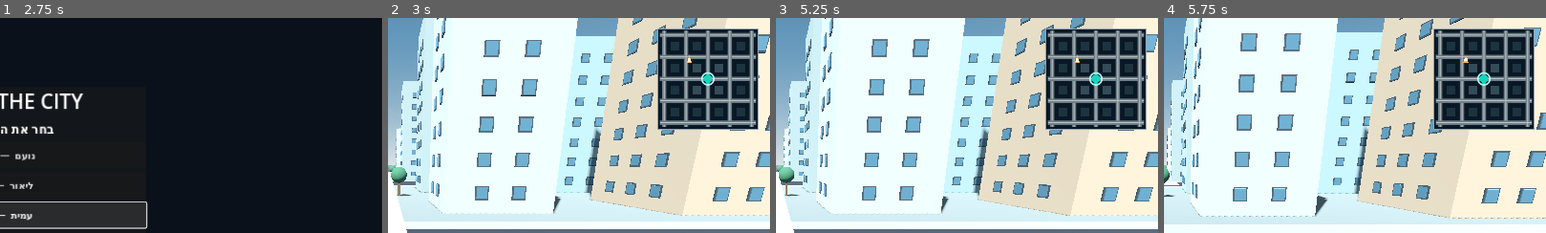
Above: before the commit, frames 1-4 (left to right).
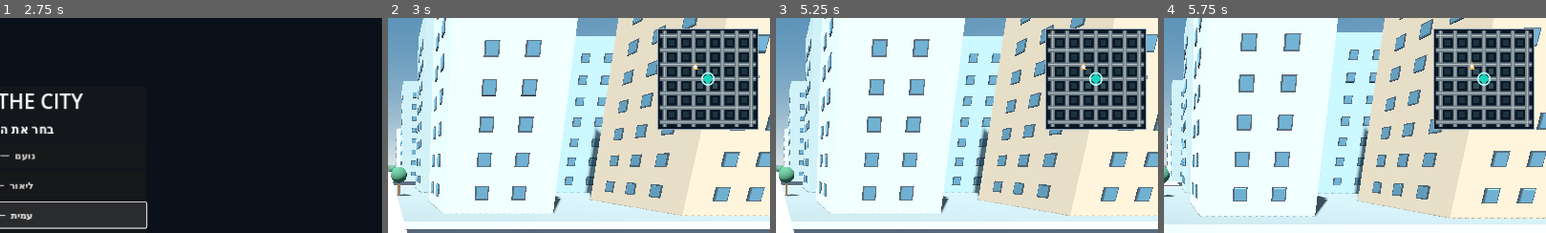
Above: after the commit, the same moments.

Repository: a332150176-dev/METRO-THE-CITY
Game: Godot game, scene res://scenes/main.tscn
Same seed, same stepped clock (60 frames per second), same inputs: the game is played once before the commit and once after it.
Inputs (mouse positions are % of the whole screen's width and height, from its top left):
- Up to frame 1 (2.75 s): click "נועם — המאוזן" at 0.5 s; click "ליאור — הזריז" at 1.25 s; click "עמית — החזק" at 2 s
- Up to frame 2 (3 s): click "כניסה לעיר" at 2.75 s
- Up to frame 3 (5.25 s): click "ריצה" at 3.5 s; click "פעולה" at 4.25 s; tap Enter at 5 s; drag from (9, 85) to (60, 28) at 5.02 s
- Up to frame 4 (5.75 s): no input
The pictures show only the part of the screen within x 50-100%, y 0-50%; the shares and areas given below are measured in that part.

Frame 1 is identical in both runs. In frame 2, 6.6% of the frame differs, in the area x 71-97%, y 5-51%; in frame 3, 6.6%; in frame 4, 6.6%.

Commit message:
Update the minimap for the expanded 7 by 7 city

Diff:
--- a/scripts/city_minimap.gd
+++ b/scripts/city_minimap.gd
@@ -4,7 +4,7 @@
 var player: PlayerController
 var missions: MissionManager
 var refresh_clock: float = 0.0
-var map_radius: float = 174.0
+var map_radius: float = 265.0
 
 func set_sources(player_node: PlayerController, mission_node: MissionManager) -> void:
 	player = player_node
@@ -35,17 +35,20 @@
 	var center := size * 0.5
 	var scale := minf(size.x, size.y) / (map_radius * 2.0)
 
-	for block_x in range(4):
-		for block_z in range(4):
-			var world_x := -114.0 + block_x * 76.0
-			var world_z := -114.0 + block_z * 76.0
+	var block_center_offset := float(RoadNetwork.GRID_SIZE - 2) * 0.5
+	for block_x in range(RoadNetwork.GRID_SIZE - 1):
+		for block_z in range(RoadNetwork.GRID_SIZE - 1):
+			var world_x := (float(block_x) - block_center_offset) * 76.0
+			var world_z := (float(block_z) - block_center_offset) * 76.0
 			var block_center := center + Vector2(world_x, world_z) * scale
 			var block_rect := Rect2(block_center - Vector2(15.0, 15.0) * scale, Vector2(30.0, 30.0) * scale)
-			var is_downtown := block_x >= 1 and block_x <= 2 and block_z >= 1 and block_z <= 2
+			var district_center := int((RoadNetwork.GRID_SIZE - 2) / 2)
+			var is_downtown := block_x >= district_center and block_x <= district_center + 1 and block_z >= district_center and block_z <= district_center + 1
 			draw_rect(block_rect, Color("#344b58") if is_downtown else Color("#1c3440"), true)
 
-	for grid in range(5):
-		var road := -152.0 + grid * 76.0
+	for grid in range(RoadNetwork.GRID_SIZE):
+		var grid_center_offset := float(RoadNetwork.GRID_SIZE - 1) * 0.5
+		var road := (float(grid) - grid_center_offset) * 76.0
 		var x: float = center.x + road * scale
 		var z: float = center.y + road * scale
 		draw_line(Vector2(x, 4.0), Vector2(x, size.y - 4.0), Color("#6c7d87"), 6.0, true)
